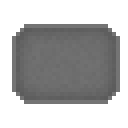
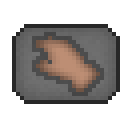
Two versions of the same layered image (128 x 128). Layer-by-layer changes:
added group "Gruppe 2" with 2 layers above "Gruppe 1 Kopie" over [32, 32, 104, 96]
added layer "Ebene 6" in group "Gruppe 2" over [36, 36, 100, 92]
showed "Ebene 5", moved it into group "Gruppe 2", painted on it over [32, 32, 104, 96]
painted on "Ebene 2 Kopie" (1st of 2, in "Gruppe 1 Kopie") over [12, 24, 120, 104]
